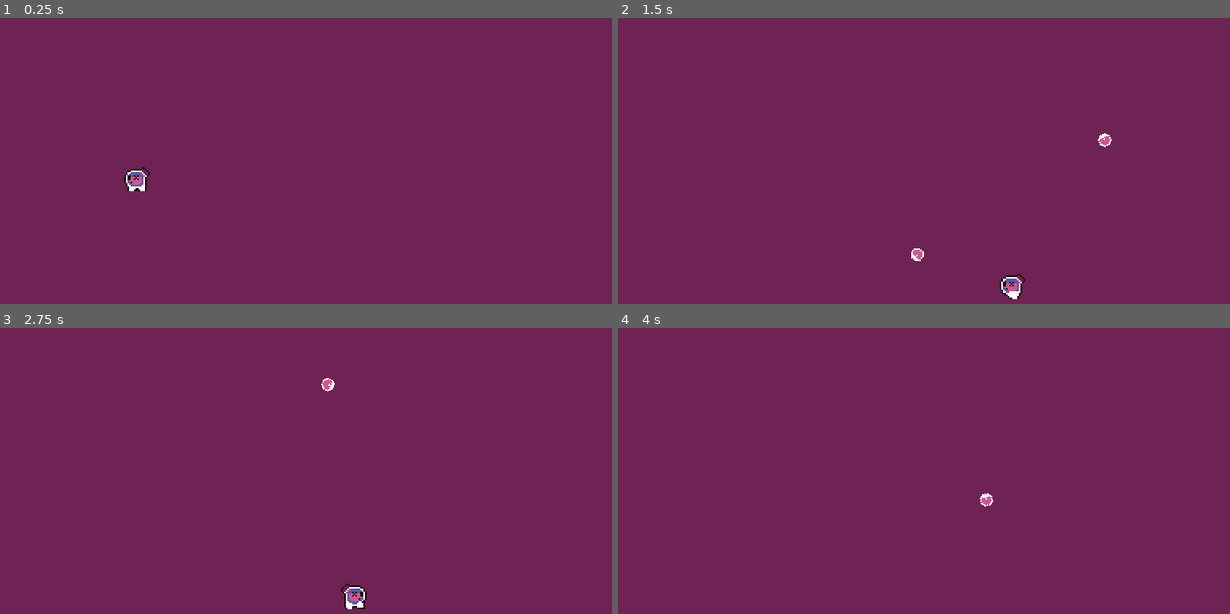
Above: before the commit, frames 1-4 (two rows, left to right).
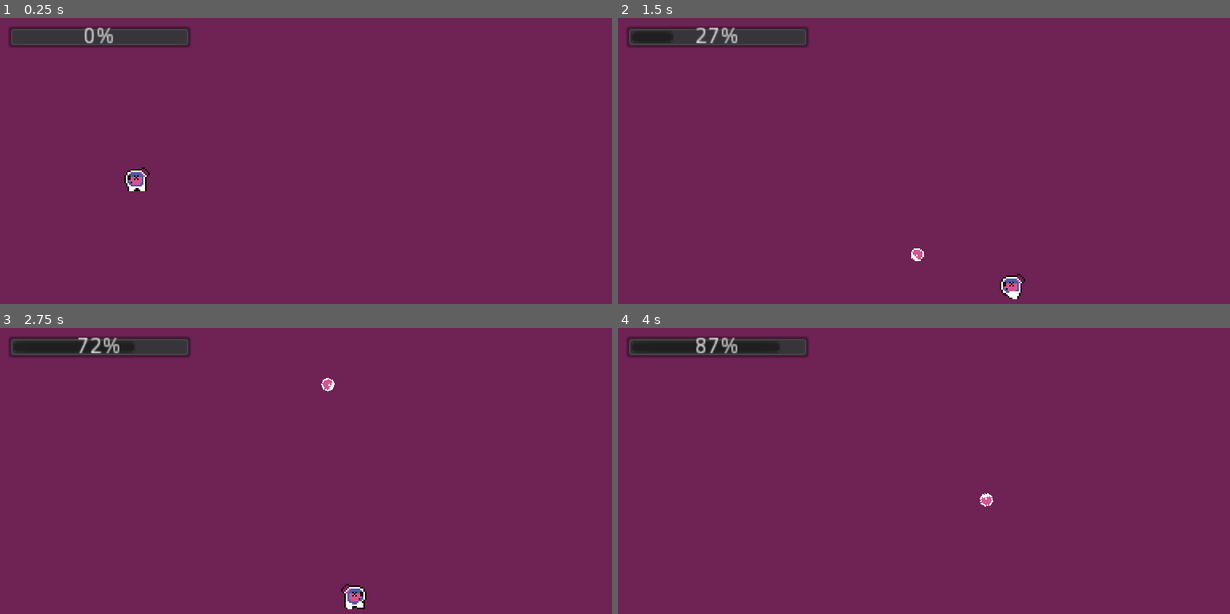
Above: after the commit, the same moments.

Repository: OceanBoy612/ludumdare21
Game: Godot game, scene res://Code/World/World.tscn
Same seed, same stepped clock (60 frames per second), same inputs: the game is played once before the commit and once after it.
Inputs (mouse positions are in pixels of both pictures, inside the frame that each line leads up to):
- Up to frame 1 (0.25 s): no input
- Up to frame 2 (1.5 s): move the mouse to (1058, 172) at 0.52 s; press the mouse at (1058, 172) at 0.53 s; hold Right (ui_right) from 0.53 s (still down); tap Space (jump) at 0.77 s; move the mouse to (801, 206) at 1.27 s; release the mouse at (801, 206) at 1.28 s; click (801, 206) at 1.35 s
- Up to frame 3 (2.75 s): tap Space (jump) at 1.52 s; move the mouse to (367, 425) at 2.02 s; release Right (ui_right) at 2.03 s; press the mouse at (367, 425) at 2.03 s; hold Left (ui_left) from 2.03 s (still down)
- Up to frame 4 (4 s): move the mouse to (893, 568) at 2.77 s; release Left (ui_left) at 2.78 s; release the mouse at (893, 568) at 2.78 s; hold Right (ui_right) from 2.78 s (still down); click (893, 568) at 2.85 s; tap Space (jump) at 3.02, 3.77 s; move the mouse to (1107, 551) at 3.52 s; press the mouse at (1107, 551) at 3.53 s

The runs differ from the first frame. In frame 1, 2.1% of the frame differs, in the area x 1-32%, y 3-11%; in frame 2, 2.2%, in the area x 1-81%, y 3-46%; in frame 3, 2.1%; in frame 4, 2.1%.

Commit message:
gui progress bar that goes up when you move and down when you shoot

Diff:
--- a/src/Code/Player/Player.gd
+++ b/src/Code/Player/Player.gd
@@ -15,6 +15,7 @@
 export(float, 0, 1000, 10) var max_speed: float = 400.0
 export(float, 0, 200, 10) var gravity: float = 50.0
 export(float, 0, 2000, 25) var jump_strength: float = 300.0
+export(float, 0, 100, 1) var shoot_cost: float = 30
 
 
 onready var bullet_tscn = preload("res://Code/Player/Bullet/Bullet.tscn")
@@ -29,6 +30,7 @@
 var last_shoot_time = 0
 var shoot_buffer_msecs = 100
 var was_on_floor = false
+var charge = 0 setget _set_charge
 
 
 func _physics_process(delta):
@@ -43,10 +45,12 @@
 		last_jump_time = OS.get_system_time_msecs()
 	if event.is_action_pressed("shoot") and event.is_pressed():
 		last_shoot_time = OS.get_system_time_msecs()
-		shoot()
+		if _can_shoot():
+			shoot()
 
 
 func shoot():
+	_set_charge(charge - shoot_cost)
 	var bul = bullet_tscn.instance()
 	bul.global_position = $aimer/offset.global_position
 	bul.global_rotation = $aimer.global_rotation
@@ -78,8 +82,18 @@
 		jump()
 
 	if move_dir.dot(vel) < 0: emit_signal("direction_changed")
-	if not move_dir.is_equal_approx(Vector2()): emit_signal("moved")
+	if not move_dir.is_equal_approx(Vector2()):
+		_set_charge(charge + 1)
+		emit_signal("moved")
 	else: emit_signal("stopped")
+
+
+func _set_charge(v):
+	charge = clamp(v, 0, 100)
+
+
+func _can_shoot() -> bool:
+	return charge >= shoot_cost and _is_shoot_just_pressed()
 
 
 func _can_jump() -> bool:
--- /dev/null
+++ b/src/Code/World/GUI.gd
@@ -0,0 +1,19 @@
+extends CanvasLayer
+
+
+var player: Player
+
+
+func set_player(p: Player):
+	player = p
+
+	player.connect("shot", self, "_on_player_shot")
+	player.connect("moved", self, "_on_player_moved")
+
+
+func _on_player_moved():
+	$ProgressBar.value = player.charge
+
+
+func _on_player_shot():
+	$ProgressBar.value = player.charge
--- /dev/null
+++ b/src/Code/World/World.gd
@@ -0,0 +1,5 @@
+extends Node2D
+
+
+func _ready():
+	$GUI.set_player($Player)
--- a/src/Code/World/World.tscn
+++ b/src/Code/World/World.tscn
@@ -1,25 +1,31 @@
-[gd_scene load_steps=3 format=2]
+[gd_scene load_steps=5 format=2]
 
 [ext_resource path="res://Code/Player/Player.tscn" type="PackedScene" id=1]
+[ext_resource path="res://Code/World/World.gd" type="Script" id=2]
+[ext_resource path="res://Code/World/GUI.gd" type="Script" id=3]
 
 [sub_resource type="RectangleShape2D" id=1]
 extents = Vector2( 581, 10 )
 
 [node name="World" type="Node2D"]
+script = ExtResource( 2 )
 
 [node name="GUI" type="CanvasLayer" parent="."]
+script = ExtResource( 3 )
 
-[node name="Control" type="Control" parent="GUI"]
-anchor_right = 1.0
-anchor_bottom = 1.0
+[node name="ProgressBar" type="ProgressBar" parent="GUI"]
+margin_left = 5.0
+margin_top = 5.0
+margin_right = 120.0
+margin_bottom = 19.0
 __meta__ = {
 "_edit_use_anchors_": false
 }
 
-[node name="StaticBody2D" type="StaticBody2D" parent="."]
+[node name="Floortemp" type="StaticBody2D" parent="."]
 position = Vector2( 180, 187 )
 
-[node name="CollisionShape2D" type="CollisionShape2D" parent="StaticBody2D"]
+[node name="CollisionShape2D" type="CollisionShape2D" parent="Floortemp"]
 shape = SubResource( 1 )
 
 [node name="Player" parent="." instance=ExtResource( 1 )]
